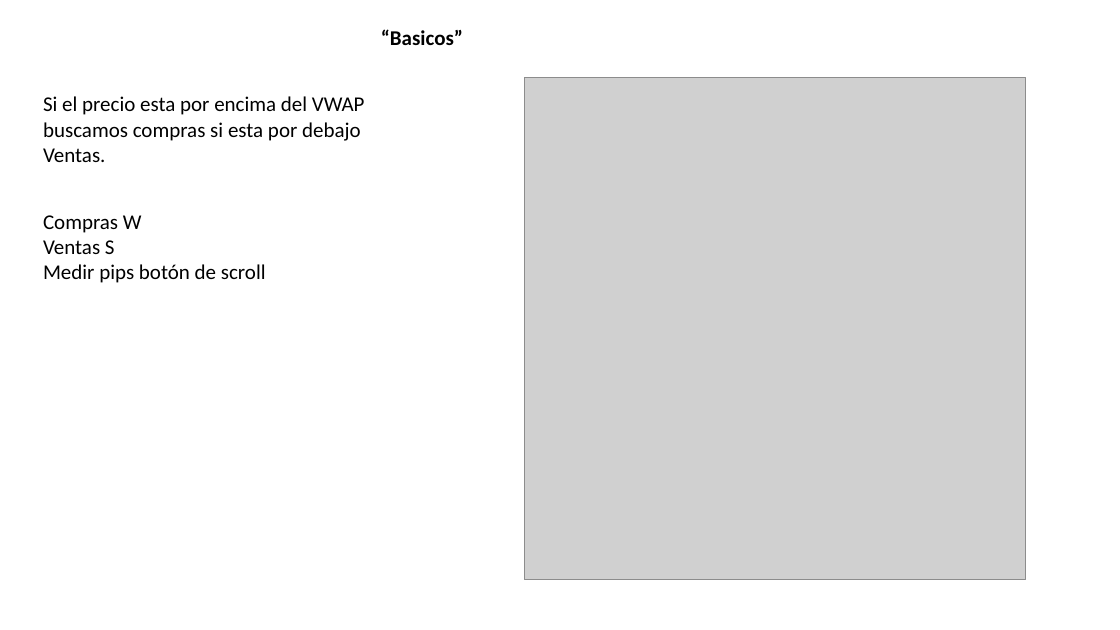
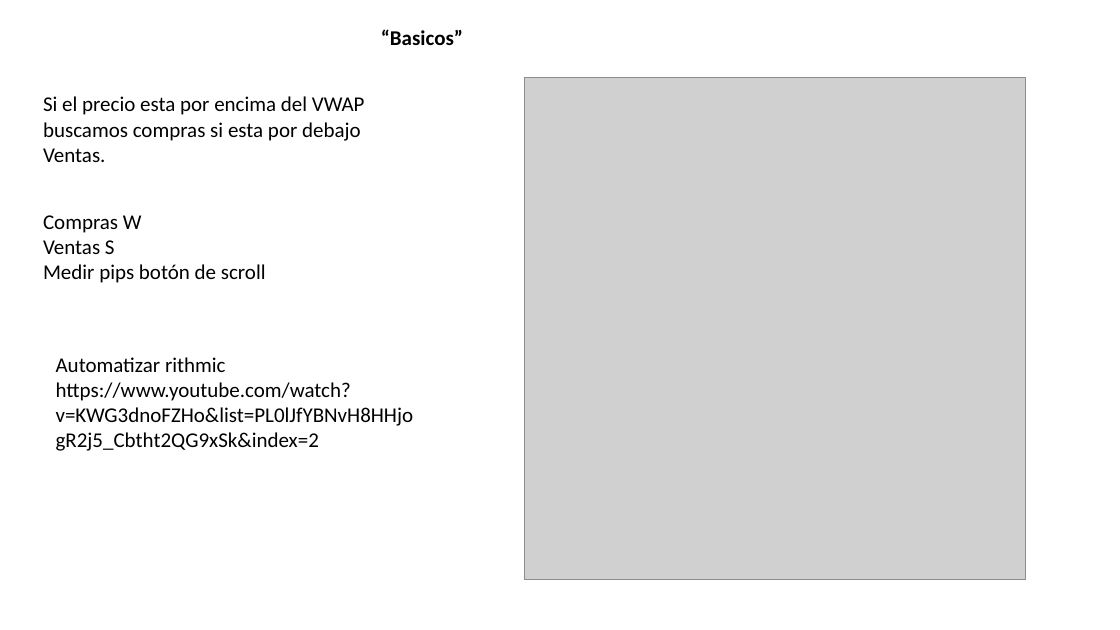
Before and after one commit to Edd1eware/Yields_Academy, a slide deck: slide 2 of Manual_YIELDS_ACADEMY.pptx. Drawn at 1120x630 pixels with LibreOffice and Linux fonts; fonts in the diff are those of the drawing; grey boxes stand for pictures. Boxes give left, top, right and bottom in pixels: in the first picture for what was removed or moved away, otherwise in the second. Text is boxed around its words. In the diff, an @@ line names an element or a change of style, - is before the commit and + after.

```diff
--- a/Manual_YIELDS_ACADEMY.pptx
+++ b/Manual_YIELDS_ACADEMY.pptx
@@ text added at [56,357,414,451], 18 pt, text #000000 @@
+Automatizar rithmic
+https://www.youtube.com/watch?v=KWG3dnoFZHo&list=PL0lJfYBNvH8HHjogR2j5_Cbtht2QG9xSk&index=2
```
Also in this commit, not shown: 1 other slide changed, 7 slides added.
